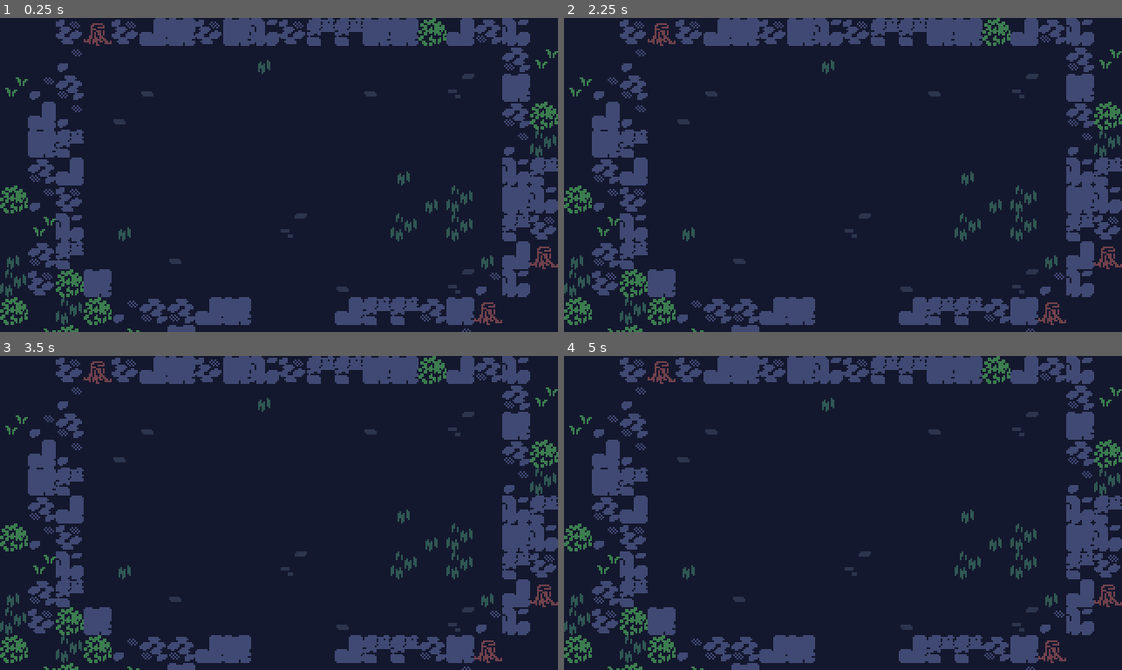
Above: before the commit, frames 1-4 (two rows, left to right).
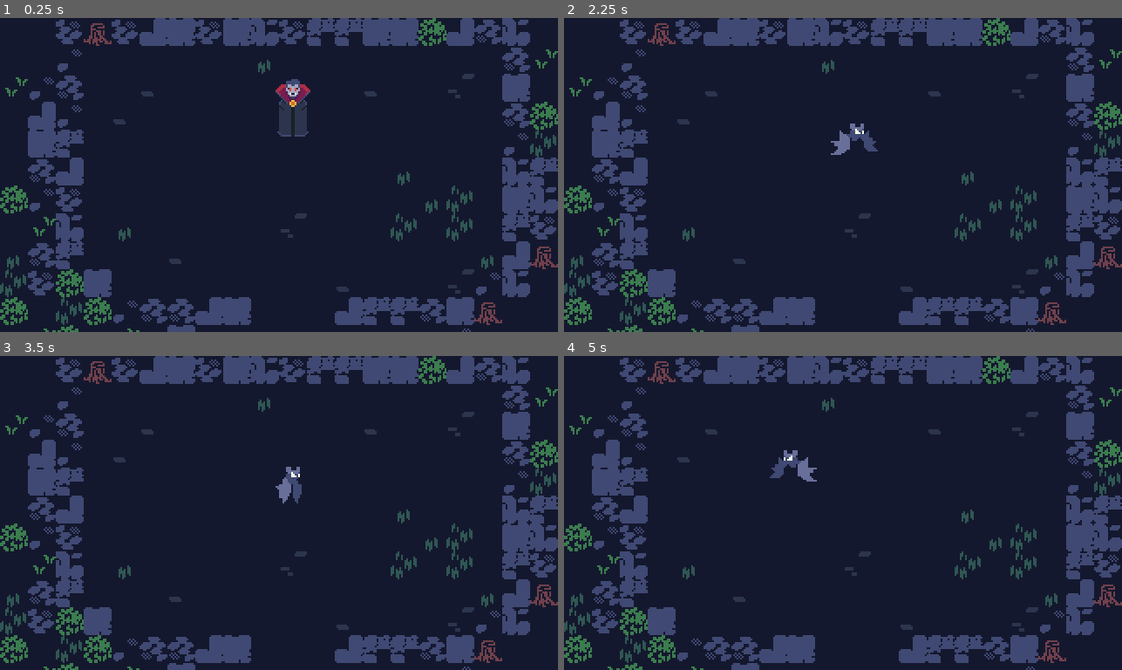
Above: after the commit, the same moments.

Repository: uheartbeast/retro-action-rpg
Game: Godot game, scene res://levels/boss_1_level.tscn
Same seed, same stepped clock (60 frames per second), same inputs: the game is played once before the commit and once after it. This scene is started directly instead of the project's main scene.
Inputs (mouse positions are in pixels of both pictures, inside the frame that each line leads up to):
- Up to frame 1 (0.25 s): no input
- Up to frame 2 (2.25 s): tap Enter at 0.5, 2 s; move the mouse to (965, 159) at 0.52 s; press the mouse at (965, 159) at 0.53 s; hold Right (move_right) 0.53-1.28 s; tap Space at 1.25 s; move the mouse to (731, 190) at 1.27 s; release the mouse at (731, 190) at 1.28 s; hold Down (move_down) 1.28-2.03 s; tap Z (misc) at 1.35 s; move the mouse to (898, 105) at 2.02 s; hold Right (move_right) from 2.03 s (still down); hold Right mouse button (right_mouse) from 2.03 s (still down)
- Up to frame 3 (3.5 s): tap Space at 2.75 s; move the mouse to (251, 575) at 2.77 s; release Right (move_right) at 2.78 s; release Right mouse button (right_mouse) at 2.78 s; hold Up (move_up) from 2.78 s (still down); tap X (roll) at 2.85 s; click (251, 575) at 2.92 s
- Up to frame 4 (5 s): tap Enter at 3.5 s; move the mouse to (1010, 560) at 3.52 s; release Up (move_up) at 3.53 s; hold C (weapon) 3.53-4.28 s; hold Left (move_left) from 3.53 s (still down); tap Escape (pause) at 4.15 s; tap Space at 4.25 s; move the mouse to (675, 465) at 4.27 s; click (675, 465) at 4.35 s

The runs differ from the first frame. In frame 1, 0.8% of the frame differs, in the area x 49-56%, y 19-38%; in frame 2, 0.4%; in frame 3, 0.3%; in frame 4, 0.4%.

Commit message:
137 - Implementing the Move to Random Marker State

Diff:
--- a/enemies/vampire_boss.gd
+++ b/enemies/vampire_boss.gd
@@ -1,11 +1,31 @@
 class_name VampireBoss
 extends Enemy
 
+const EXPLOSION_EFFECT_SCENE: = preload("res://effects/explosion_effect.tscn")
 
-@onready var fsm: FSM = FSM.new()
+@export var target_markers: Array[Marker2D]
+
+@onready var pause_state: = EnemyPauseState.new().set_actor(self)
+@onready var move_to_random_marker_state: = (
+	EnemyMoveToRandomMarkerState.new()
+	.set_markers(target_markers)
+	.set_actor(self)
+)
+@onready var fsm: FSM = FSM.new().set_state(pause_state)
 
 func _ready() -> void:
-	pass
+	pause_state.finished.connect(fsm.change_state.bind(move_to_random_marker_state))
+	move_to_random_marker_state.finished.connect(fsm.change_state.bind(pause_state))
+
+	hurtbox.hurt.connect(func(other_hitbox: Hitbox):
+		var damage = other_hitbox.damage
+		await flasher.flash()
+		await get_tree().create_timer(0.1).timeout
+		stats.health -= damage
+		if stats.is_health_gone():
+			Utils.instantiate_scene_on_level(EXPLOSION_EFFECT_SCENE, global_position)
+			queue_free()
+	)
 
 func _physics_process(delta: float) -> void:
 	fsm.state.physics_process(delta)
--- a/enemies/vampire_boss.tscn
+++ b/enemies/vampire_boss.tscn
@@ -176,8 +176,9 @@
 "open_cloak": SubResource("Animation_samnv")
 }
 
-[node name="VampireBoss" instance=ExtResource("1_h51bj")]
+[node name="VampireBoss" node_paths=PackedStringArray("target_markers") instance=ExtResource("1_h51bj")]
 script = ExtResource("2_pc0px")
+target_markers = []
 movement_stats = ExtResource("3_s7xmi")
 stats = ExtResource("4_5abma")
 
--- a/enemy_states/enemy_move_to_random_maker.gd
+++ b/enemy_states/enemy_move_to_random_marker_state.gd
@@ -1,4 +1,4 @@
-class_name EnemyMoveToRandomMarker
+class_name EnemyMoveToRandomMarkerState
 extends State
 
 const REACHED_TARGET_MARGIN: = 8
@@ -7,7 +7,7 @@
 var target_positions: Array[Vector2]
 var target_position: Vector2
 
-func set_markers(value: Array[Marker2D]) -> EnemyMoveToRandomMarker:
+func set_markers(value: Array[Marker2D]) -> EnemyMoveToRandomMarkerState:
 	markers = value
 	return self
 
@@ -25,6 +25,7 @@
 func physics_process(delta: float) -> void:
 	var enemy: = actor as Enemy
 	var direction: Vector2 = enemy.global_position.direction_to(target_position)
+	enemy.animation_player.play("move")
 	if direction.x != 0:
 		enemy.sprite_2d.scale.x = sign(direction.x)
 
--- a/levels/boss_1_level.tscn
+++ b/levels/boss_1_level.tscn
@@ -1,10 +1,11 @@
-[gd_scene load_steps=7 format=4 uid="uid://cxjkrv6ghfcib"]
+[gd_scene load_steps=8 format=4 uid="uid://cxjkrv6ghfcib"]
 
 [ext_resource type="PackedScene" uid="uid://c18muratispac" path="res://levels/level.tscn" id="1_ry3yj"]
 [ext_resource type="Script" path="res://levels/boss_1_level.gd" id="2_55xh5"]
 [ext_resource type="PackedScene" uid="uid://bm87xo8bekamj" path="res://world/forest_tiles_layer.tscn" id="2_sir7u"]
 [ext_resource type="Script" path="res://world/door.gd" id="3_yyf0f"]
 [ext_resource type="Resource" uid="uid://ypceaaufc68k" path="res://level_connections/level_3_to_boss_1_level.tres" id="4_c3x0n"]
+[ext_resource type="PackedScene" uid="uid://idp4s8vywvcy" path="res://enemies/vampire_boss.tscn" id="6_yey3u"]
 
 [sub_resource type="RectangleShape2D" id="RectangleShape2D_dbnqq"]
 size = Vector2(48, 16)
@@ -33,3 +34,16 @@
 
 [node name="CameraTarget" type="RemoteTransform2D" parent="." index="3"]
 position = Vector2(168, 92)
+
+[node name="Marker2D" type="Marker2D" parent="." index="4"]
+position = Vector2(80, 56)
+
+[node name="Marker2D2" type="Marker2D" parent="." index="5"]
+position = Vector2(168, 88)
+
+[node name="Marker2D3" type="Marker2D" parent="." index="6"]
+position = Vector2(256, 56)
+
+[node name="VampireBoss" parent="." index="7" node_paths=PackedStringArray("target_markers") instance=ExtResource("6_yey3u")]
+position = Vector2(168, 64)
+target_markers = [NodePath("../Marker2D"), NodePath("../Marker2D2"), NodePath("../Marker2D3")]
